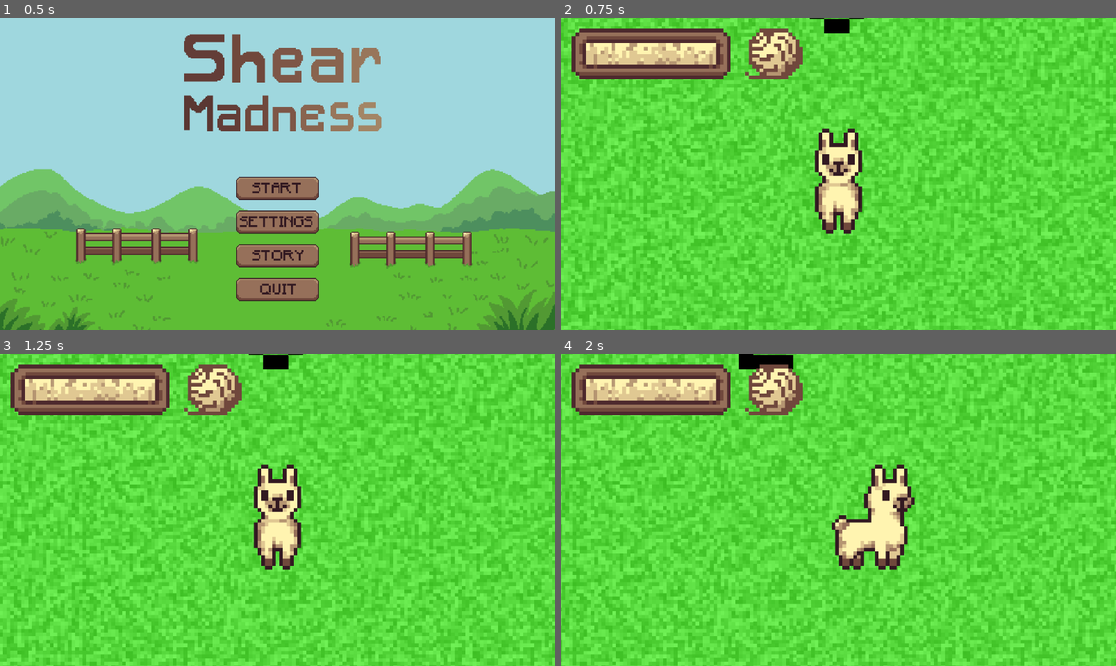
Above: before the commit, frames 1-4 (two rows, left to right).
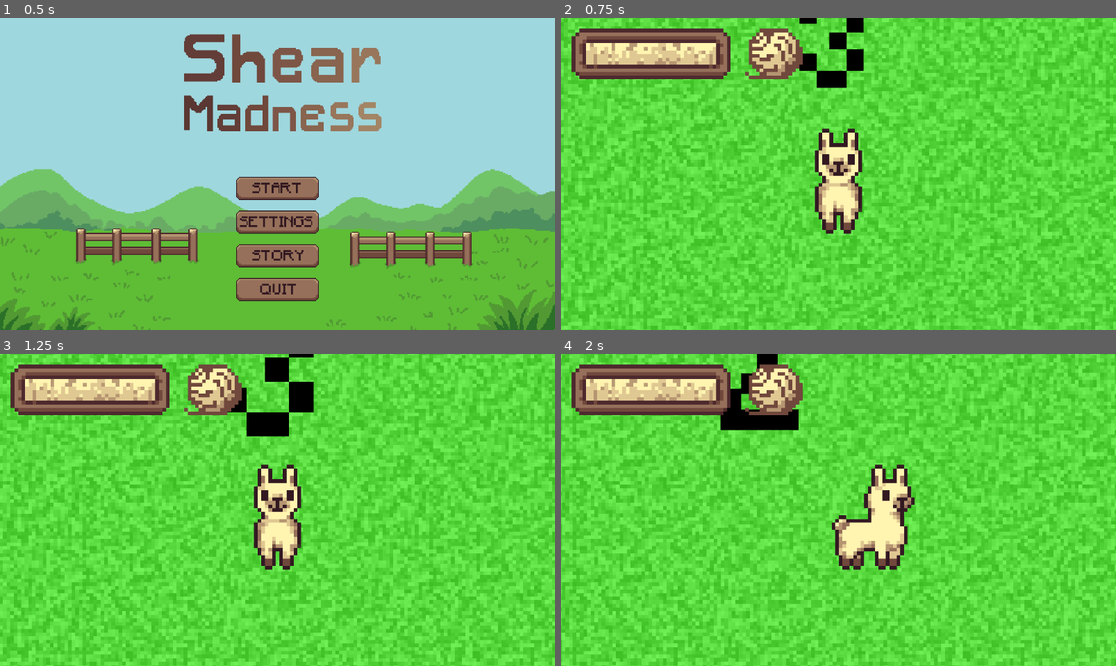
Above: after the commit, the same moments.

Repository: k4444th/Shear-Madness
Game: Godot game, scene res://scenes/startmenu.tscn
Two runs of this game, one before a commit and one after it. Both use one fixed random seed, a clock stepped at 60 frames per second and the inputs below.
Inputs (mouse positions are in pixels of both pictures, inside the frame that each line leads up to):
- Up to frame 1 (0.5 s): no input
- Up to frame 2 (0.75 s): click "START" at 0.5 s
- Up to frame 3 (1.25 s): no input
- Up to frame 4 (2 s): move the mouse to (960, 494) at 1.27 s; hold D (Right) from 1.28 s (still down); click (960, 494) at 1.42 s

Frame 1 is identical in both runs. In frame 2, 1.2% of the frame differs, in the area x 42-55%, y 0-23%; in frame 3, 1.5%, in the area x 40-57%, y 0-27%; in frame 4, 1.4%.

Commit message:
Countdown animation

Diff:
--- a/scenes/main.tscn
+++ b/scenes/main.tscn
@@ -31,6 +31,7 @@
 one_shot = true
 
 [node name="CountdownDisplay" type="Label" parent="."]
+custom_minimum_size = Vector2(64, 64)
 anchors_preset = 8
 anchor_left = 0.5
 anchor_top = 0.5
@@ -38,15 +39,17 @@
 anchor_bottom = 0.5
 offset_left = -8.5
 offset_top = -15.5
-offset_right = 8.5
-offset_bottom = 15.5
+offset_right = 55.5
+offset_bottom = 48.5
 grow_horizontal = 2
 grow_vertical = 2
+pivot_offset = Vector2(32, 32)
 theme_override_colors/font_color = Color(0, 0, 0, 1)
 theme_override_font_sizes/font_size = 30
 text = "3"
 horizontal_alignment = 1
 vertical_alignment = 1
+autowrap_mode = 2
 
 [connection signal="timeout" from="Timer" to="." method="_on_timer_timeout"]
 [connection signal="timeout" from="Countdown" to="." method="_on_countdown_timeout"]
--- a/scripts/main.gd
+++ b/scripts/main.gd
@@ -23,9 +23,11 @@
 	camera.zoom = Gamemanger.gameData["settings"]["zoom"]
 	lama.connect("woolLevelChnaged", Callable(self, "updateWool"))
 	countdownDisplay.text = str(3)
-	countdownDisplay.global_position = lama.global_position - Vector2(countdownDisplay.size.x / 2, countdownDisplay.size.y * 2)
-	print(countdownDisplay.position)
+	countdownDisplay.global_position = lama.global_position - Vector2(countdownDisplay.size.x / 2, countdownDisplay.size.y)
 	countdownDisplay.visible = true
+	countdownDisplay.set_pivot_offset(countdownDisplay.size / 2)
+	var tween = get_tree().create_tween()
+	tween.tween_property(countdownDisplay, "scale", Vector2(2, 2), 1)
 	countdown.start()
 
 func _input(event):
@@ -83,9 +85,12 @@
 func _on_countdown_timeout() -> void:
 	count -= 1
 	countdownDisplay.text = str(count)
-	print(count)
+	countdownDisplay.set_pivot_offset(countdownDisplay.size / 2)
 	if count > 0:
+		countdownDisplay.scale = Vector2(1, 1)
 		countdown.start()
+		var tween = get_tree().create_tween()
+		tween.tween_property(countdownDisplay, "scale", Vector2(2, 2), 1)
 	else:
 		countdownDisplay.visible = false
 		timer.start()
